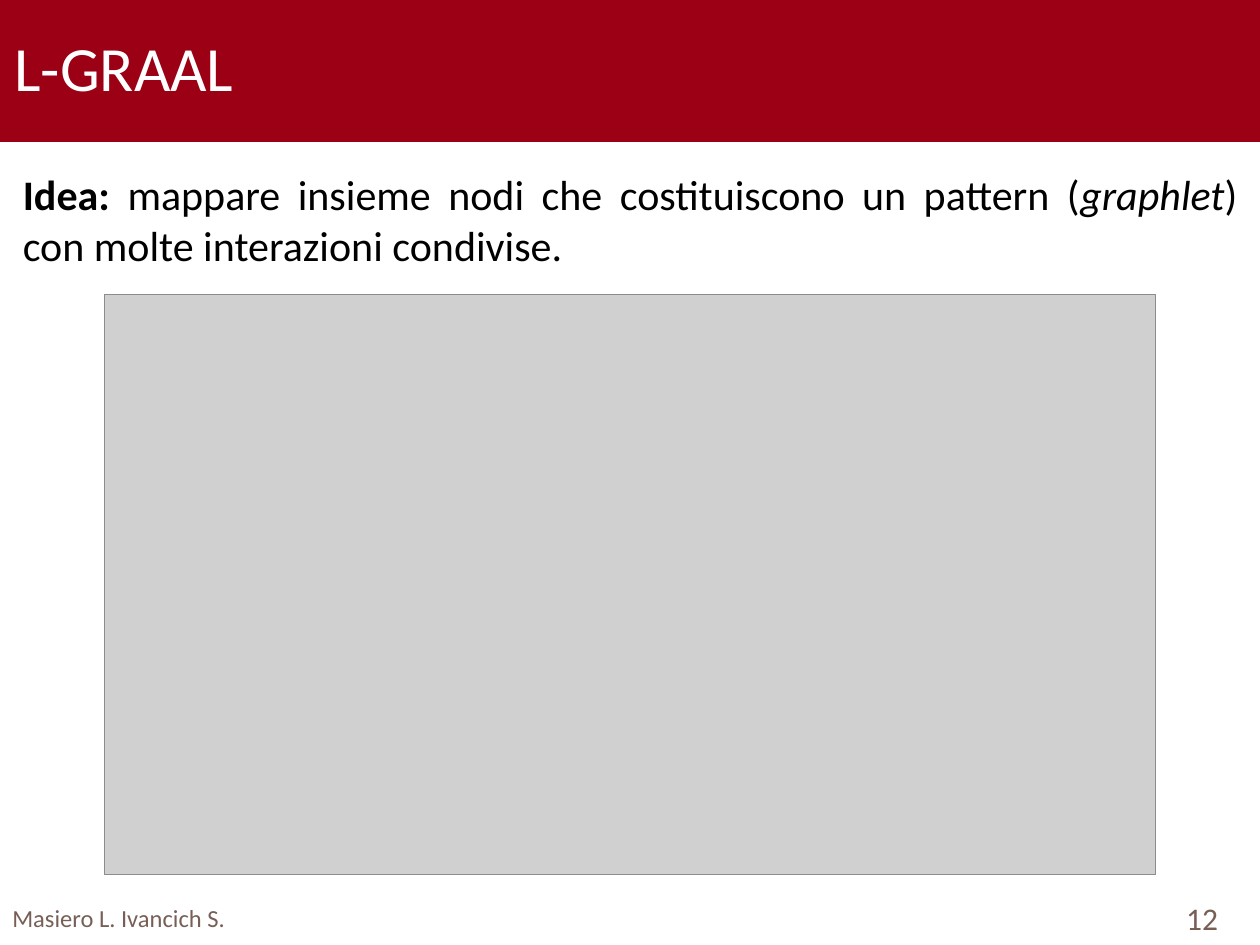
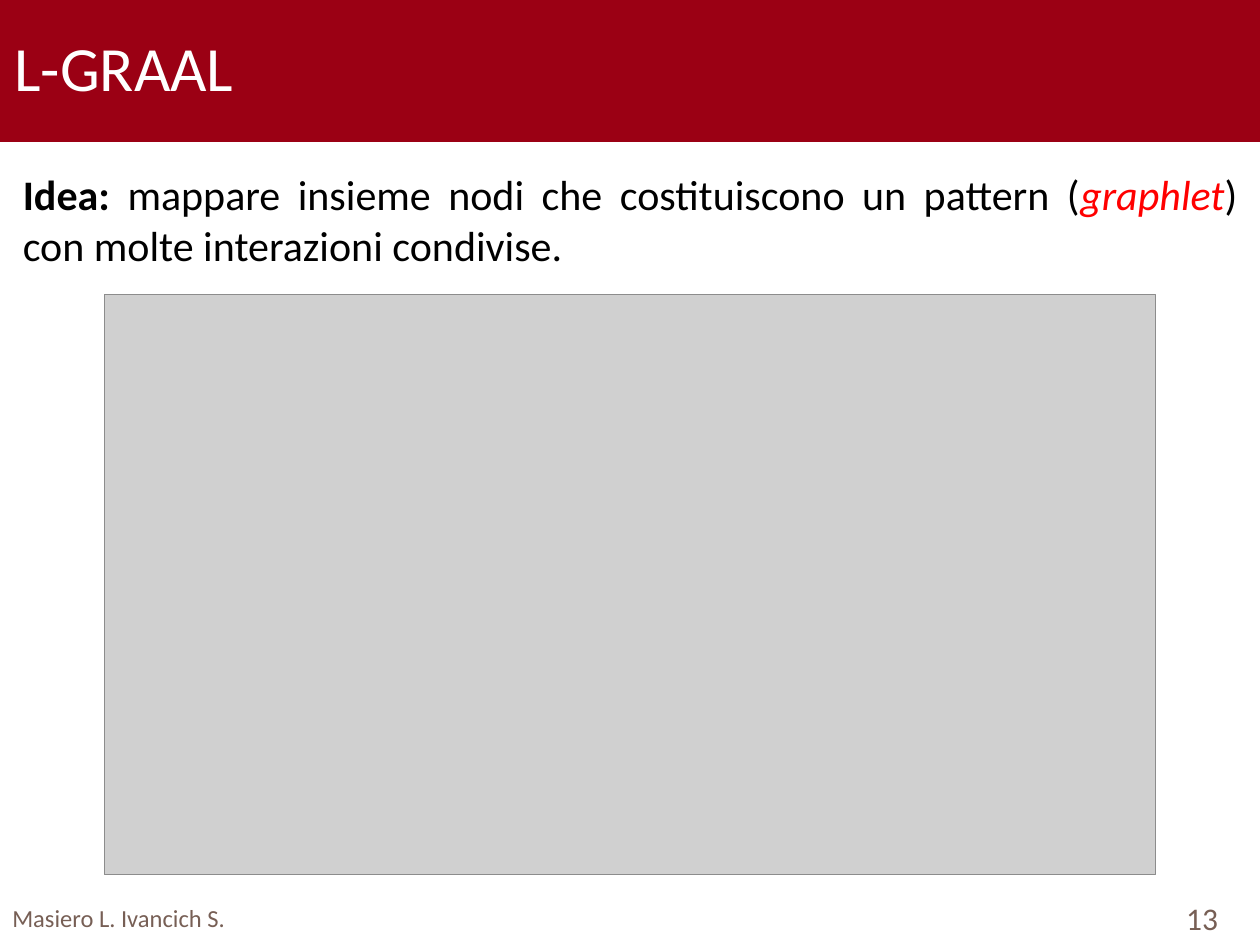
Before and after one commit to TyllanDrake/NetworkAlignment, a slide deck: slide 13 of Presentation/Presentation.pptx (slide 12 before the commit). Drawn at 1260x945 pixels with LibreOffice and Linux fonts; fonts in the diff are those of the drawing; grey boxes stand for pictures; background and template pictures are left out. Boxes give left, top, right and bottom in pixels: in the first picture for what was removed or moved away, otherwise in the second. Text is boxed around its words. In the diff, an @@ line names an element or a change of style, - is before the commit and + after.

```diff
--- a/Presentation/Presentation.pptx
+++ b/Presentation/Presentation.pptx
@@ text "Idea: mappare insieme nodi che ..." at (23,179,1237,262): text colour #000000 to #FF0000 in "(graphlet)" @@
@@ page number at (1186,909,1218,930): text changed @@
-12
+13
```
Also in this commit, not shown: 9 other slides changed, 1 slide added.
